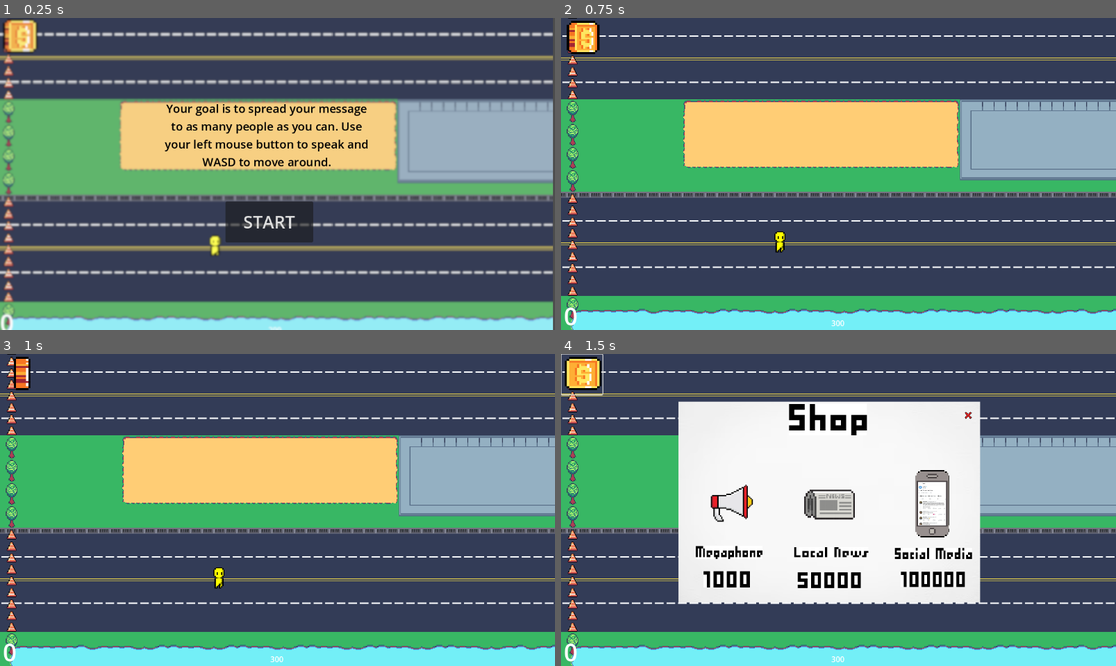
Above: before the commit, frames 1-4 (two rows, left to right).
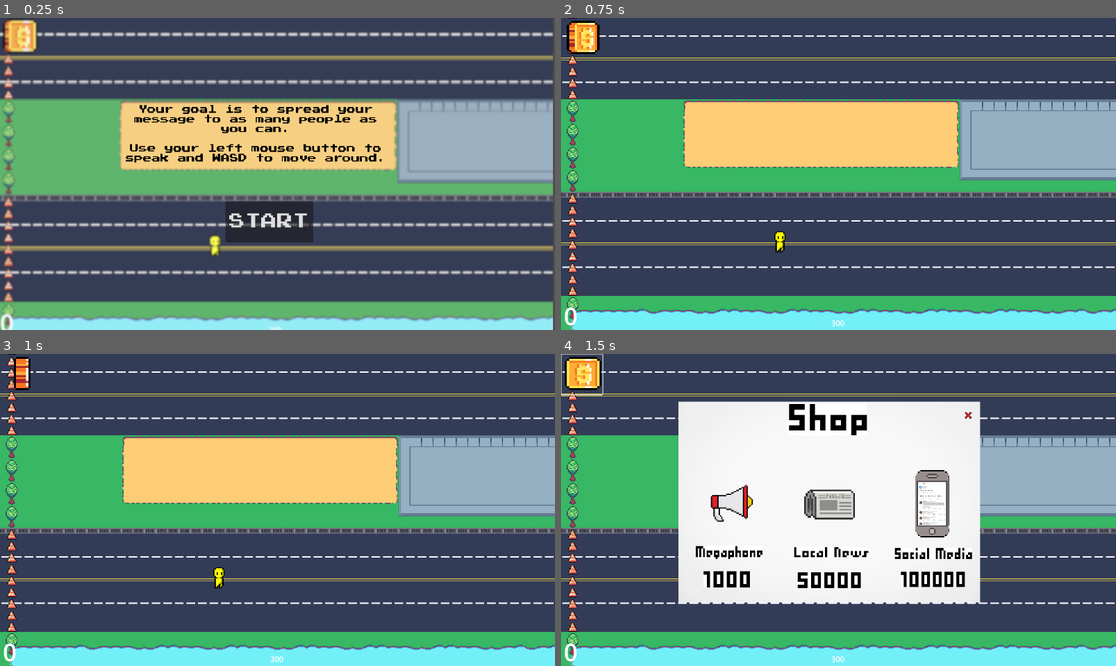
Above: after the commit, the same moments.

Repository: eliseokeefe/GameDevFinal
Game: Godot game, scene res://start.tscn
The game is run twice, just before and just after one commit, with the same random seed, the same clock (stepped at 60 frames per second) and the same inputs.
Inputs (mouse positions are in pixels of both pictures, inside the frame that each line leads up to):
- Up to frame 1 (0.25 s): no input
- Up to frame 2 (0.75 s): click "START" at 0.5 s
- Up to frame 3 (1 s): no input
- Up to frame 4 (1.5 s): click (583, 375) at 1.25 s

The runs differ from the first frame. In frame 1, 3.6% of the frame differs, in the area x 22-69%, y 27-68%; in frame 2, nothing differs; in frame 3, nothing differs; in frame 4, nothing differs.

Commit message:
imported pixel font

Diff:
--- /dev/null
+++ b/PressStart.tres
@@ -0,0 +1,6 @@
+[gd_resource type="FontVariation" load_steps=2 format=3 uid="uid://dp5ibsgsljx18"]
+
+[ext_resource type="FontFile" uid="uid://d3syh1pojil66" path="res://PressStart2P.ttf" id="1_77h18"]
+
+[resource]
+base_font = ExtResource("1_77h18")
--- a/player sprites/player.gd
+++ b/player sprites/player.gd
@@ -39,8 +39,6 @@
 		var mouse_pos = get_global_mouse_position()
 		newSpeech.direction = mouse_pos - global_position
 		newSpeech.global_position = global_position
-		#newSpeech.global_position = $Marker2D.global_position
-
 		await get_tree().create_timer(0.4).timeout
 		cooldown = true
 
@@ -50,6 +48,5 @@
 func _on_shop_gui_phone():
 	currentSpeech = phone.instantiate()
 
-
 func _on_shop_gui_megaphone():
 	currentSpeech = megaphone.instantiate()
--- a/start.tscn
+++ b/start.tscn
@@ -1,6 +1,7 @@
-[gd_scene load_steps=4 format=3 uid="uid://bofqvgiranpac"]
+[gd_scene load_steps=5 format=3 uid="uid://bofqvgiranpac"]
 
 [ext_resource type="Script" path="res://Start.gd" id="1_jyfeq"]
+[ext_resource type="FontVariation" uid="uid://dp5ibsgsljx18" path="res://PressStart.tres" id="2_0r0w8"]
 [ext_resource type="Texture2D" uid="uid://c7i1m4025n0ga" path="res://start+stop sprites/Screenshot 2024-06-06 at 4.39.24 PM.png" id="2_gmaxi"]
 
 [sub_resource type="LabelSettings" id="LabelSettings_h671r"]
@@ -27,16 +28,21 @@
 offset_top = -14.28
 offset_right = 0.271988
 offset_bottom = 0.0879731
-theme_override_font_sizes/font_size = 36
+theme_override_fonts/font = ExtResource("2_0r0w8")
+theme_override_font_sizes/font_size = 33
 text = "START"
 
 [node name="Label" type="Label" parent="."]
 layout_mode = 0
-offset_left = 336.0
+offset_left = 243.0
 offset_top = 171.0
-offset_right = 771.0
-offset_bottom = 316.0
-text = "Your goal is to spread your message to as many people as you can. Use your left mouse button to speak and WASD to move around."
+offset_right = 1012.0
+offset_bottom = 357.0
+scale = Vector2(0.75, 0.75)
+theme_override_fonts/font = ExtResource("2_0r0w8")
+text = "Your goal is to spread your message to as many people as you can.
+
+Use your left mouse button to speak and WASD to move around."
 label_settings = SubResource("LabelSettings_h671r")
 horizontal_alignment = 1
 vertical_alignment = 1
Binary file added: PressStart2P.ttf
Not shown, added: PressStart2P.ttf.import
